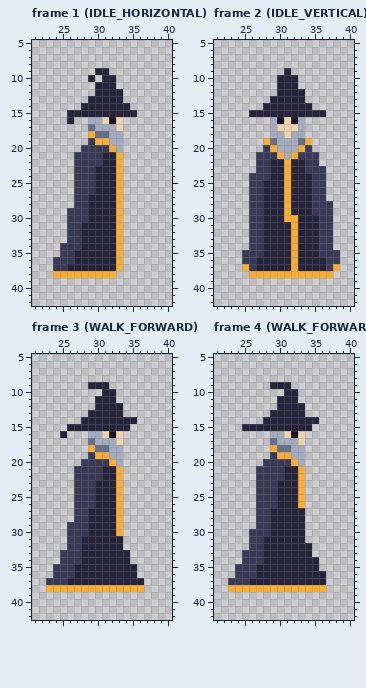
Edited in one commit: pixel-art file (Orbsmash/ContentSource/Characters/Wizard.aseprite). The first picture shows the starting point.
64x48 pixels, 84 frames. Shown: frame 1 (IDLE_HORIZONTAL): x 21..40, y 5..42; frame 2 (IDLE_VERTICAL): x 21..40, y 5..42; frame 3 (WALK_FORWARD): x 21..40, y 5..42; frame 4 (WALK_FORWARD): x 21..40, y 5..42. The commit also changed other frames, which this record leaves out.
New version:
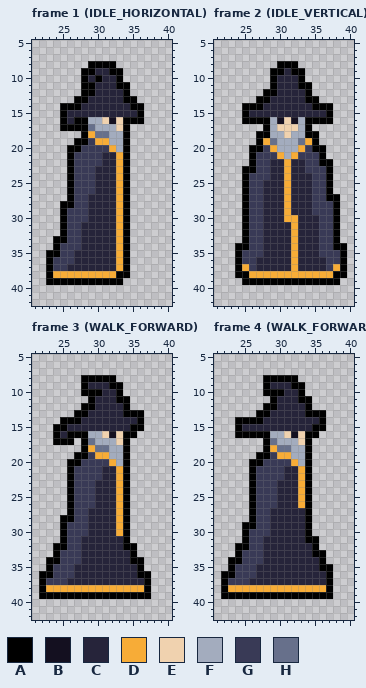
Palette (. is transparent): A #000000  B #141020  C #26243a  D #f7ac37  E #f0d2af  F #a3acbe  G #393a56  H #67708b
Diff:
layer "Flattened" added
Frame 1 (IDLE_HORIZONTAL), layer "Flattened":
y 8: x 29..32 .... -> AAAA
y 9: x 28..29 .. -> AA; x 32..33 .. -> AA
y 10: x 28 . -> A; x 30 . -> A; x 33 . -> A
y 11: x 28..29 .. -> AA; x 33..34 .. -> AA
y 12: x 28..29 .. -> AA; x 34 . -> A
y 13: x 27..28 .. -> AA; x 34..35 .. -> AA
y 14: x 25..27 ... -> AAA; x 35..36 .. -> AA
y 15: x 25 . -> A; x 36 . -> A
y 16: x 25 . -> A; x 27..28 .. -> AA; x 34..36 ... -> AAA
y 17: x 25..28 .... -> AAAA; x 34 . -> A
y 18: x 28 . -> A; x 34 . -> A
y 19: x 27..28 .. -> AA; x 34 . -> A
y 20: x 26..27 .. -> AA; x 34 . -> A
y 21..27: x 26 . -> A; x 34 . -> A
y 28: x 25..26 .. -> AA; x 34 . -> A
y 29..32: x 25 . -> A; x 34 . -> A
y 33: x 24..25 .. -> AA; x 34 . -> A
y 34: x 24 . -> A; x 34 . -> A
y 35: x 23..24 .. -> AA; x 34 . -> A
y 36..37: x 23 . -> A; x 34 . -> A
y 38: x 23 . -> A; x 33..34 .. -> AA
y 39: x 23..33 ........... -> AAAAAAAAAAA
Frame 2 (IDLE_VERTICAL), layer "Flattened":
y 8: x 30..32 ... -> AAA
y 9: x 29..30 .. -> AA; x 32..33 .. -> AA
y 10: x 29 . -> A; x 33 . -> A
y 11: x 29 . -> A; x 33..34 .. -> AA
y 12: x 28..29 .. -> AA; x 34 . -> A
y 13: x 27..28 .. -> AA; x 34..35 .. -> AA
y 14: x 25..27 ... -> AAA; x 35..37 ... -> AAA
y 15: x 25 . -> A; x 37 . -> A
y 16: x 25..28 .... -> AAAA; x 34..37 .... -> AAAA
y 17: x 28 . -> A; x 34 . -> A
y 18: x 27..28 .. -> AA; x 34..35 .. -> AA
y 19: x 27 . -> A; x 35 . -> A
y 20: x 26..27 .. -> AA; x 35..36 .. -> AA
y 21: x 26 . -> A; x 36 . -> A
y 22: x 26 . -> A; x 36..37 .. -> AA
y 23: x 25..26 .. -> AA; x 37 . -> A
y 24..26: x 25 . -> A; x 37 . -> A
y 27: x 25 . -> A; x 37..38 .. -> AA
y 28..33: x 25 . -> A; x 38 . -> A
y 34: x 24..25 .. -> AA; x 38..39 .. -> AA
y 35..37: x 24 . -> A; x 39 . -> A
y 38: x 24..25 .. -> AA; x 38..39 .. -> AA
y 39: x 25..38 .............. -> AAAAAAAAAAAAAA
Frame 3 (WALK_FORWARD), layer "Flattened":
y 8: x 28..32 ..... -> AAAAA
y 9: x 28 . -> A; x 32..33 .. -> AA
y 10: x 28..30 ... -> AAA; x 33 . -> A
y 11: x 29 . -> A; x 33..34 .. -> AA
y 12: x 28..29 .. -> AA; x 34 . -> A
y 13: x 27..28 .. -> AA; x 34..36 ... -> AAA
y 14: x 25..27 ... -> AAA; x 36 . -> A
y 15: x 24..25 .. -> AA; x 35..36 .. -> AA
y 16: x 24 . -> A; x 26..28 ... -> AAA; x 34..35 .. -> AA
y 17: x 24..26 ... -> AAA; x 28 . -> A; x 34 . -> A
y 18: x 28 . -> A; x 34 . -> A
y 19: x 27..28 .. -> AA; x 34 . -> A
y 20: x 26..27 .. -> AA; x 34 . -> A
y 21..27: x 26 . -> A; x 34 . -> A
y 28: x 25..26 .. -> AA; x 34 . -> A
y 29..31: x 25 . -> A; x 34 . -> A
y 32: x 24..25 .. -> AA; x 34..35 .. -> AA
y 33: x 24 . -> A; x 35 . -> A
y 34: x 23..24 .. -> AA; x 35..36 .. -> AA
y 35: x 23 . -> A; x 36 . -> A
y 36: x 22..23 .. -> AA; x 36..37 .. -> AA
y 37..38: x 22 . -> A; x 37 . -> A
y 39: x 22..37 ................ -> AAAAAAAAAAAAAAAA
Frame 4 (WALK_FORWARD), layer "Flattened":
y 8: x 28..32 ..... -> AAAAA
y 9: x 28 . -> A; x 32..33 .. -> AA
y 10: x 28..30 ... -> AAA; x 33 . -> A
y 11: x 29 . -> A; x 33..34 .. -> AA
y 12: x 28..29 .. -> AA; x 34 . -> A
y 13: x 27..28 .. -> AA; x 34..36 ... -> AAA
y 14: x 24..27 .... -> AAAA; x 36 . -> A
y 15: x 24 . -> A; x 35..36 .. -> AA
y 16: x 24..28 ..... -> AAAAA; x 34..35 .. -> AA
y 17..18: x 28 . -> A; x 34 . -> A
y 19: x 27..28 .. -> AA; x 34 . -> A
y 20: x 26..27 .. -> AA; x 34 . -> A
y 21..28: x 26 . -> A; x 34 . -> A
y 29: x 25..26 .. -> AA; x 34 . -> A
y 30: x 25 . -> A; x 34 . -> A
y 31: x 25 . -> A; x 34..35 .. -> AA
y 32: x 24..25 .. -> AA; x 35 . -> A
y 33: x 24 . -> A; x 35..36 .. -> AA
y 34: x 23..24 .. -> AA; x 36 . -> A
y 35: x 23 . -> A; x 36..37 .. -> AA
y 36: x 22..23 .. -> AA; x 37 . -> A
y 37..38: x 22 . -> A; x 37 . -> A
y 39: x 22..37 ................ -> AAAAAAAAAAAAAAAA
Changed places in both pictures, as pixel boxes (x1, y1, x2, y2):
added: (46, 61, 144, 285)
added: (235, 61, 347, 285)
added: (39, 375, 151, 599)
added: (221, 375, 333, 599)
